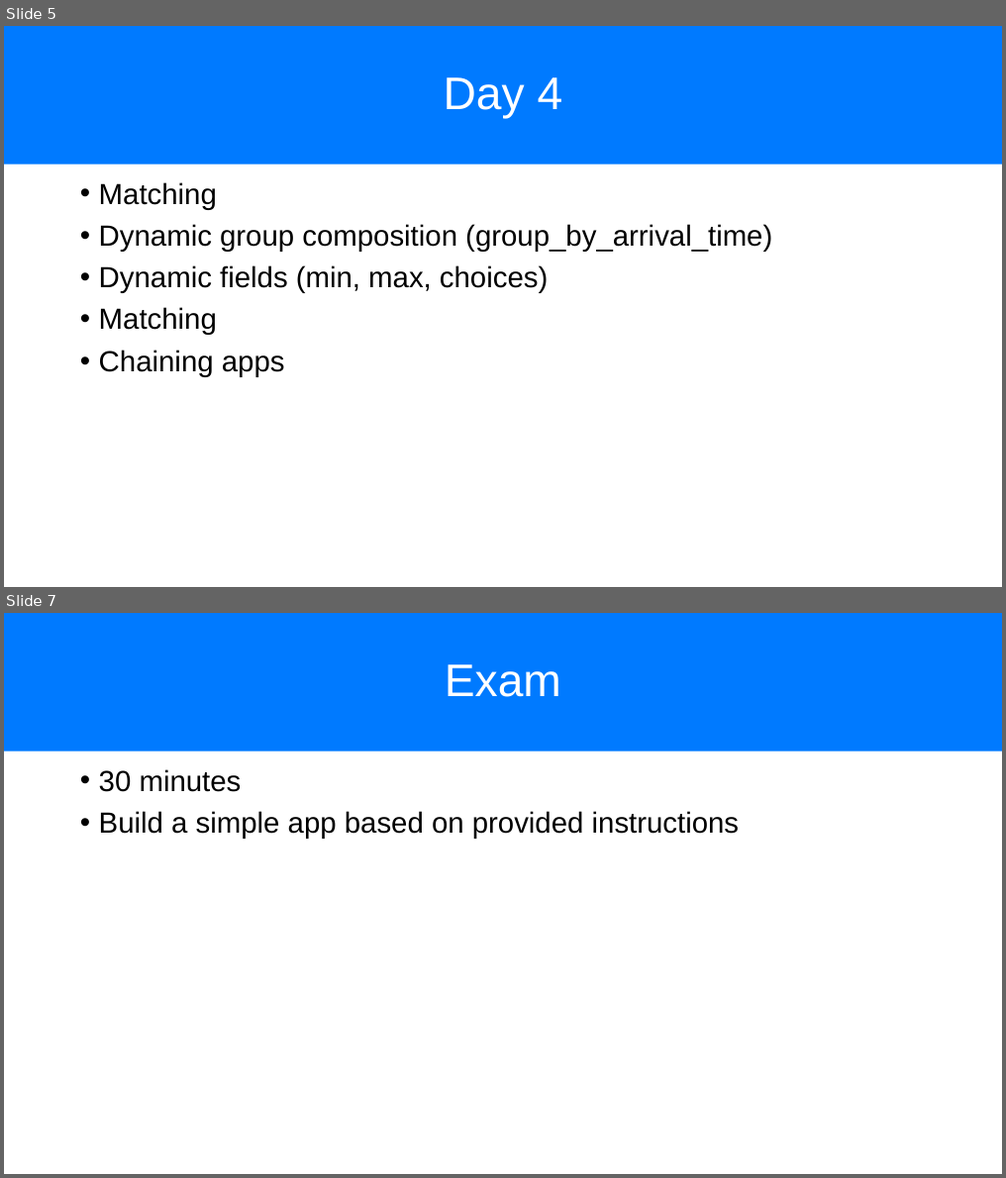
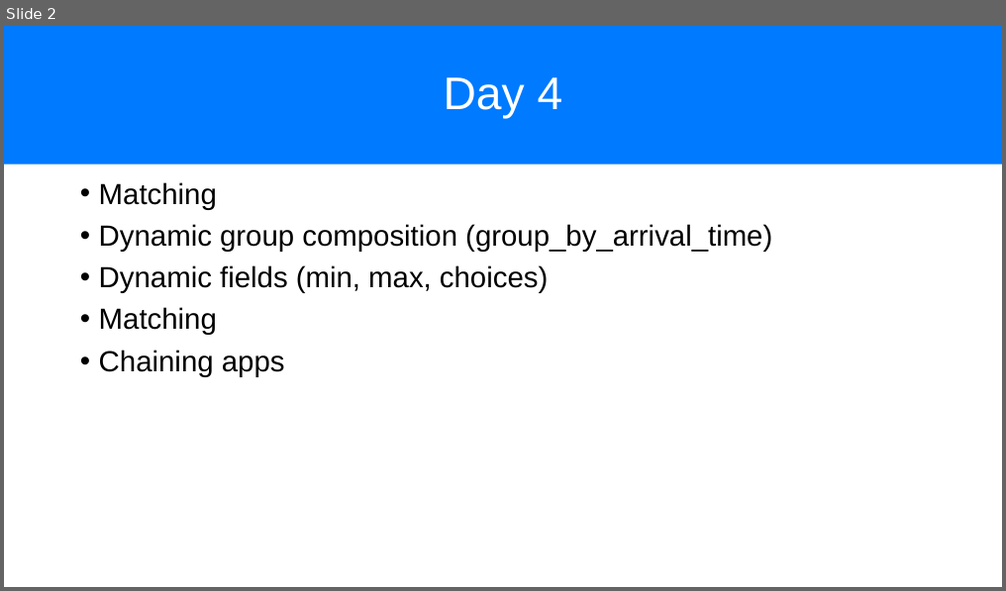
Before and after one commit to chapkovski/uncertainty-summer-school, a slide deck: presentations/frankfurt_july_2019 day4.pptx. Shown one above the other, each under a label of ours: slides 5 and 7 before the commit, slide 2 after it; the slides between them are not shown. The pictures are 1006x1178 and 1006x591 pixels, drawn with LibreOffice and Linux fonts; fonts in the diff are those of the drawing. Boxes give left, top, right and bottom in pixels: in the first picture for what was removed or moved away, otherwise in the second. Text is boxed around its words. In the diff, an @@ line names an element or a change of style, - is before the commit and + after.

```diff
--- a/presentations/frankfurt_july_2019 day4.pptx
+++ b/presentations/frankfurt_july_2019 day4.pptx
@@ slide 7 removed at bbox=[4, 613, 1002, 1174], background #FFFFFF @@
@@ title removed at bbox=[4, 613, 1002, 752] @@
-Exam
@@ text removed at bbox=[99, 769, 740, 839] @@
-• 30 minutes
-• Build a simple app based on provided instructions
@@ what was slide 5 is now slide 2 @@
```
Also in this commit, not shown: 1 slide changed, 42 other slides removed, 21 other files.
